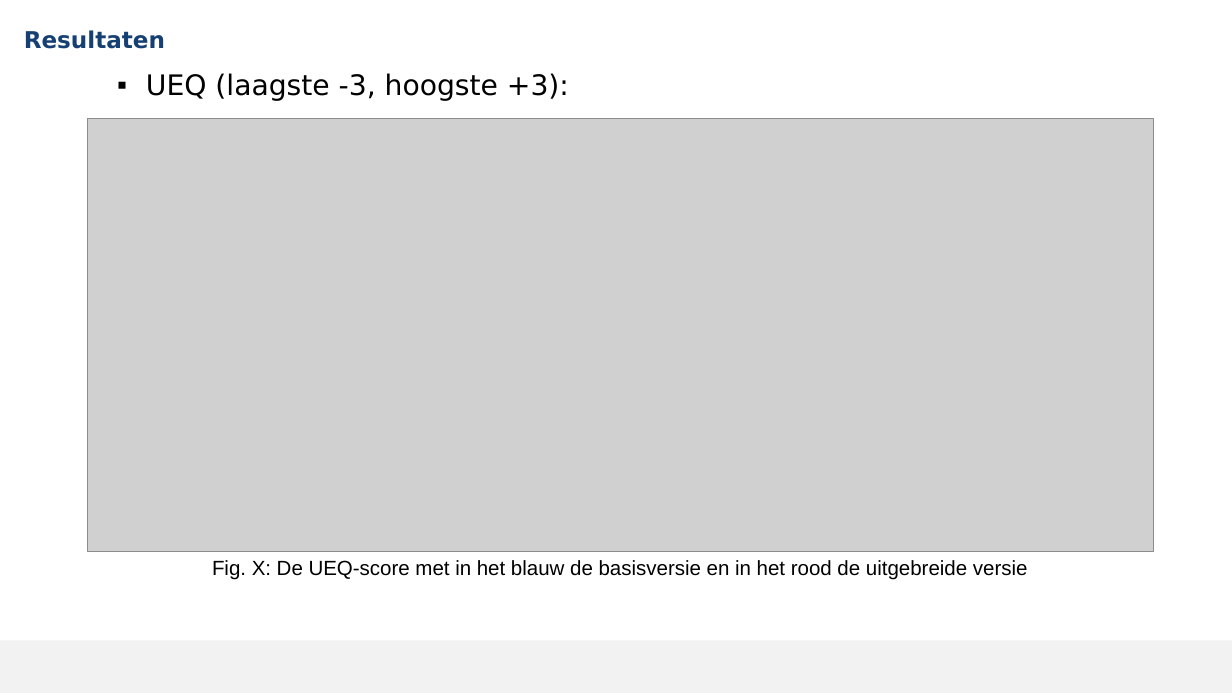
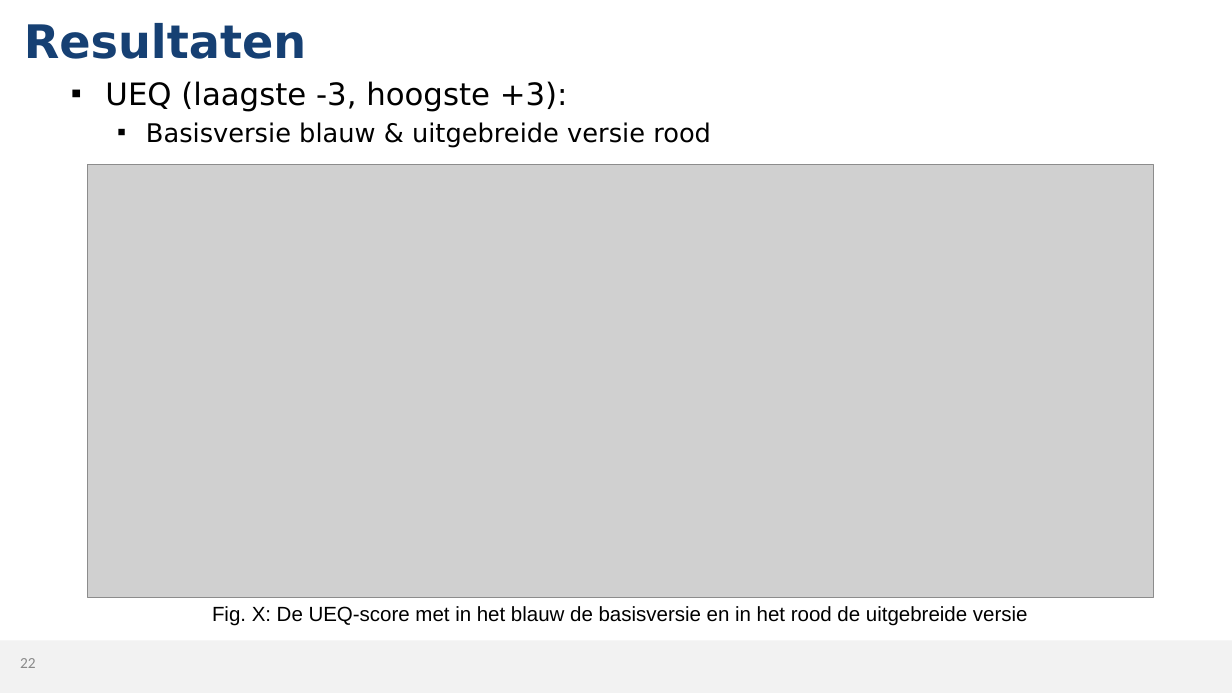
Before and after one commit to MikaG-1952764/masterproef, a slide deck: slide 22 of MP2526_Verdediging.pptx. Drawn at 1232x693 pixels with LibreOffice and Linux fonts; fonts in the diff are those of the drawing; grey boxes stand for pictures; background and template pictures are left out. Boxes give left, top, right and bottom in pixels: in the first picture for what was removed or moved away, otherwise in the second. Text is boxed around its words. In the diff, an @@ line names an element or a change of style, - is before the commit and + after.

```diff
--- a/MP2526_Verdediging.pptx
+++ b/MP2526_Verdediging.pptx
@@ title "Resultaten" at [24,23,306,59]: size 18 to 36 pt @@
@@ text "UEQ (laagste -3, hoogste +3):": place and size @@
-text "UEQ (laagste -3, hoogste +3):" at [146,73,569,101]
+text "UEQ (laagste -3, hoogste +3):" at [105,81,711,148]
@@ text at [105,81,568,112]: size 22 to 24 pt in "UEQ (laagste -3, hoogste +3):"; list level 2 to 1 in "UEQ (laagste -3, hoogste +3):" @@
@@ text at [146,122,711,148]: paragraph added @@
+  ▪ Basisversie blauw & uitgebreide versie rood
@@ picture: place and size @@
-picture at [87,118,1153,552]
+picture at [87,165,1153,598]
@@ text "Fig. X: De UEQ-score met ...": place and size @@
-text "Fig. X: De UEQ-score met ..." at [212,560,1028,580]
+text "Fig. X: De UEQ-score met ..." at [212,606,1028,626]
@@ page number added at [20,658,36,668], 12 pt, text #898989 @@
+22
```
Also in this commit, not shown: 35 other slides changed, 1 slide added, 1 slide removed, 1 other file.
